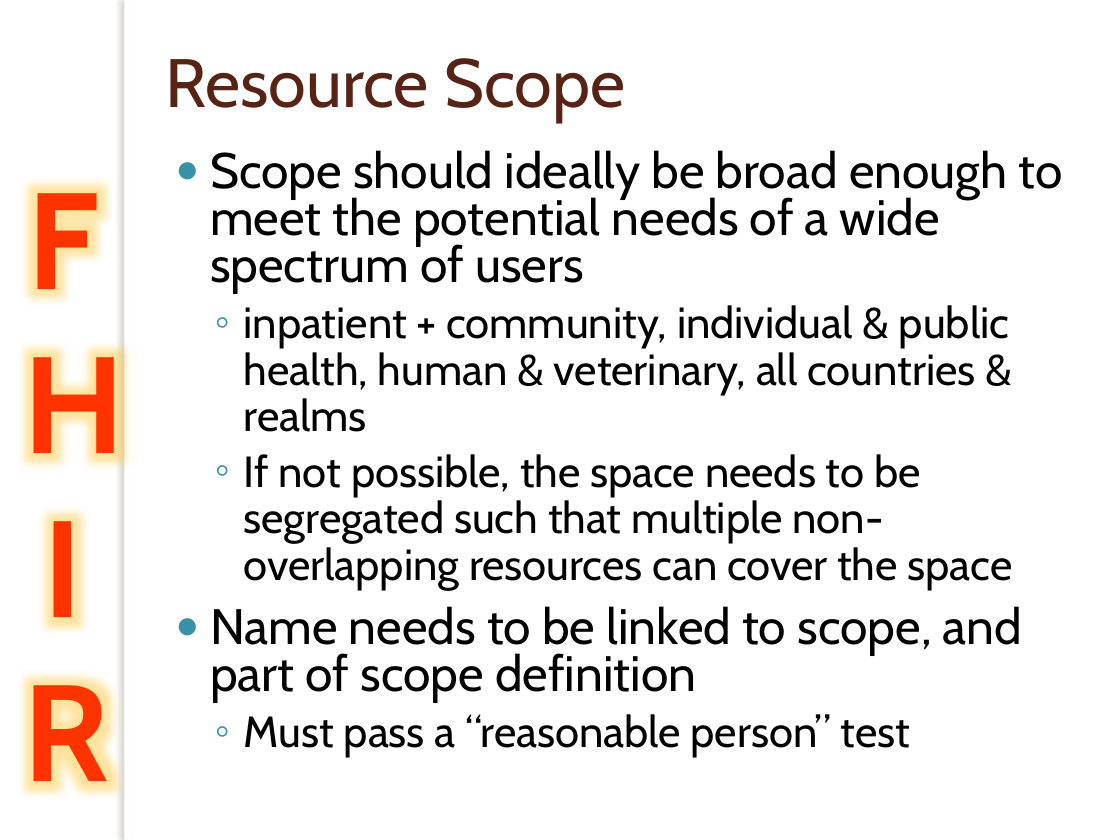
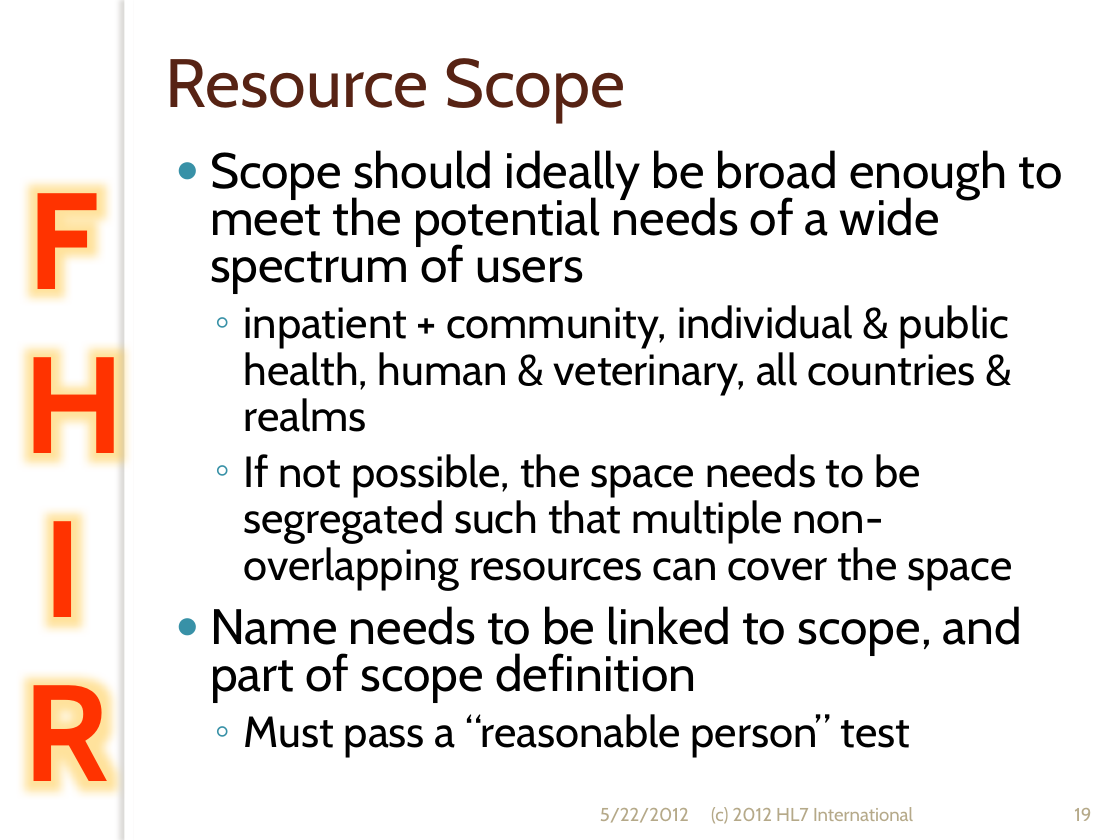
Before and after one commit to vista-novo/fhir, a slide deck: slide 19 of presentations/2012-May/201205 WGM Building with FHIR.pptx. Drawn at 1120x840 pixels with LibreOffice and Linux fonts; fonts in the diff are those of the drawing; background and template pictures are left out. Boxes give left, top, right and bottom in pixels: in the first picture for what was removed or moved away, otherwise in the second. Text is boxed around its words. In the diff, an @@ line names an element or a change of style, - is before the commit and + after.

```diff
--- a/presentations/2012-May/201205 WGM Building with FHIR.pptx
+++ b/presentations/2012-May/201205 WGM Building with FHIR.pptx
@@ text added at <box>600,808,689,823</box>, 12 pt, text #B6A98A @@
+5/22/2012
@@ text added at <box>711,807,913,824</box>, 12 pt, text #B6A98A @@
+(c) 2012 HL7 International
@@ page number added at <box>1074,808,1091,821</box>, 12 pt, text #B6A98A @@
+19
```
Also in this commit, not shown: 39 other slides changed, 4 slides added, 3 slides removed, 1 other file.
